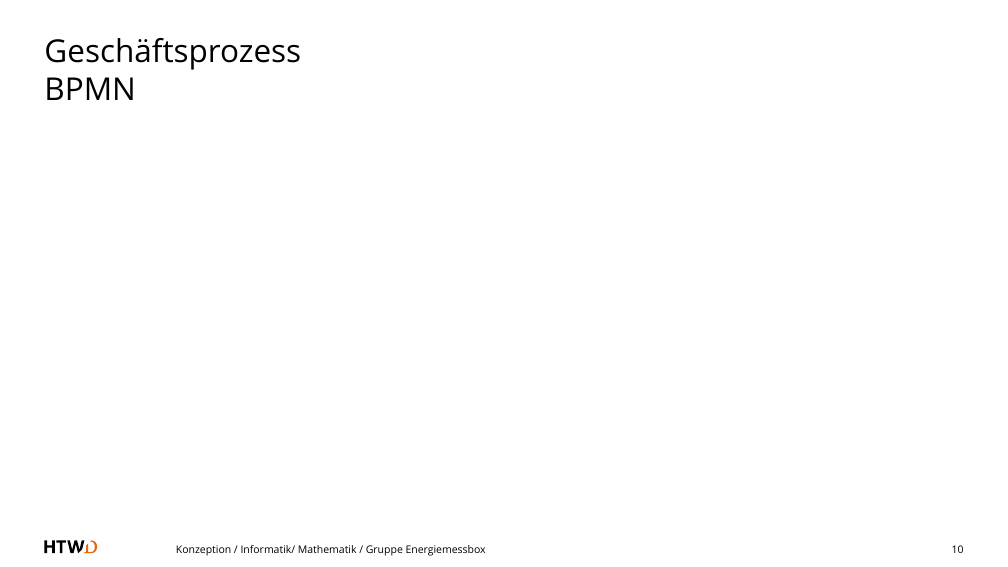
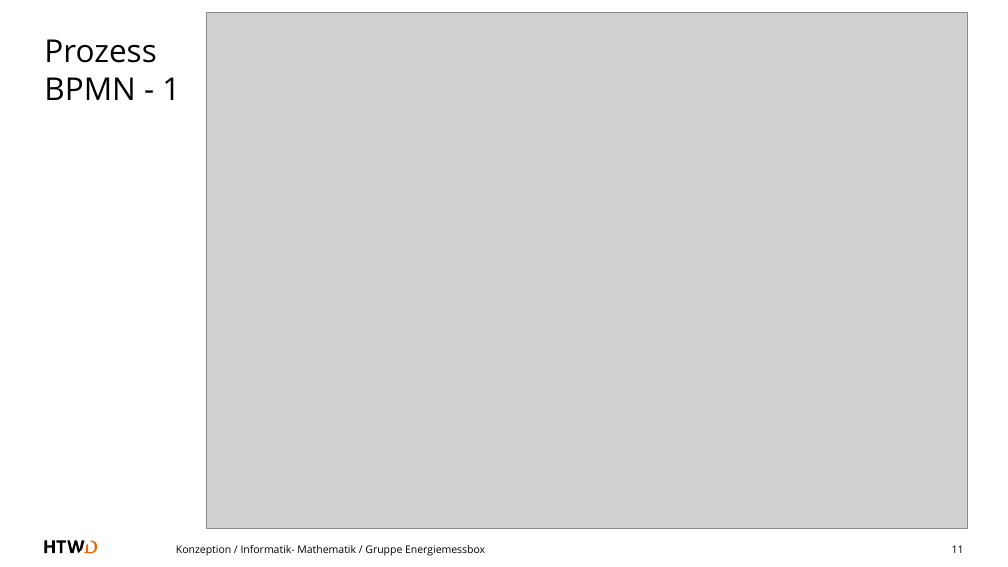
Before and after one commit to a-schulz/bpa-energiemessbox, a slide deck: slide 11 of praesentation.odp (slide 10 before the commit). Drawn at 1008x567 pixels with LibreOffice and Linux fonts; fonts in the diff are those of the drawing; grey boxes stand for pictures. Boxes give left, top, right and bottom in pixels: in the first picture for what was removed or moved away, otherwise in the second. Text is boxed around its words. In the diff, an @@ line names an element or a change of style, - is before the commit and + after.

```diff
--- a/praesentation.odp
+++ b/praesentation.odp
@@ picture added at [207,13,968,529] @@
@@ title at [44,39,180,100]: text changed @@
-Geschäftsprozess
-BPMN
+Prozess
+BPMN - 1
@@ text at [176,545,485,556]: text changed @@
-Konzeption / Informatik/ Mathematik / Gruppe Energiemessbox
+Konzeption / Informatik- Mathematik / Gruppe Energiemessbox
@@ page number at [952,545,964,553]: text changed @@
-10
+11
```
Also in this commit, not shown: 11 other slides changed, 3 slides added, 1 slide removed.
